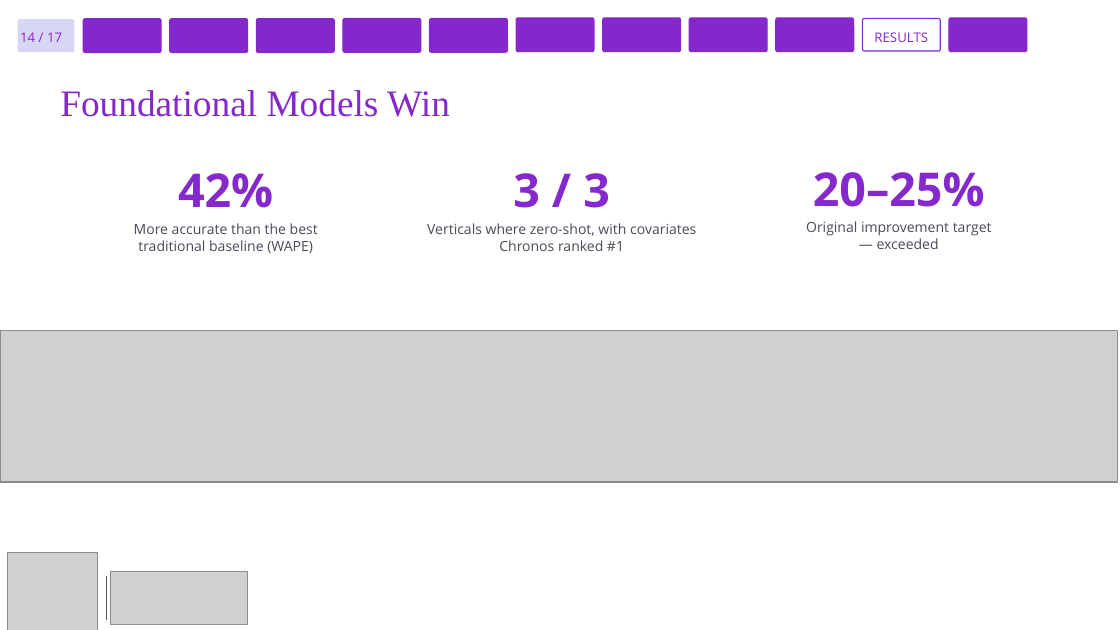
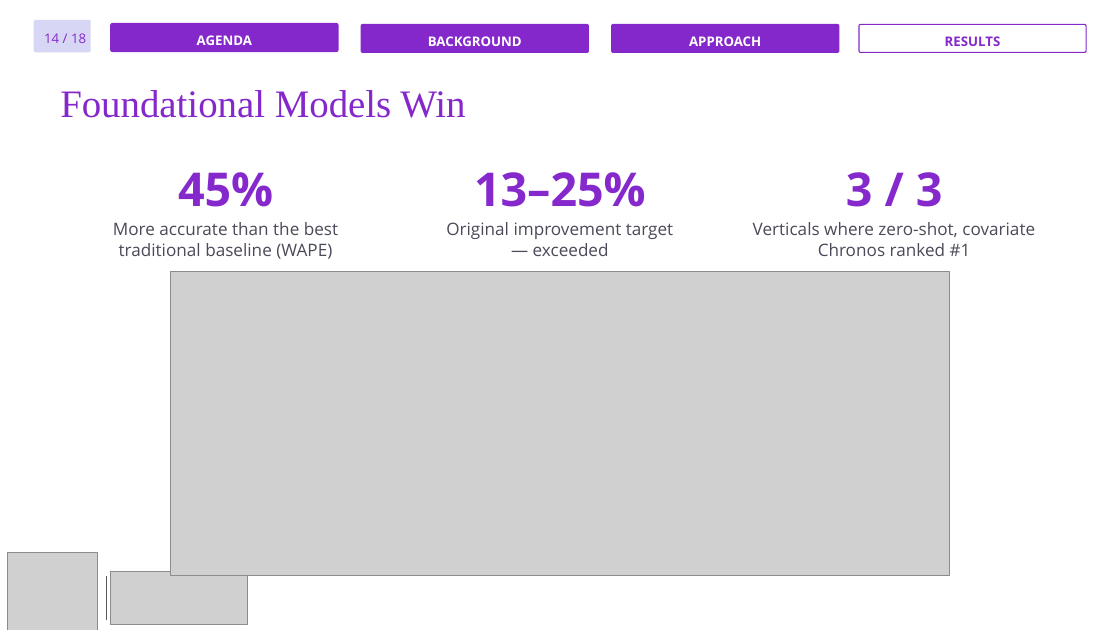
Before and after one commit to hkbuttar/Portfolio, a slide deck: slide 15 of assets/documents/experience/rakuten-capstone/Rakuten-Presentation.pptx. Drawn at 1120x630 pixels with LibreOffice and Linux fonts; fonts in the diff are those of the drawing; grey boxes stand for pictures. Boxes give left, top, right and bottom in pixels: in the first picture for what was removed or moved away, otherwise in the second. Text is boxed around its words. In the diff, an @@ line names an element or a change of style, - is before the commit and + after.

```diff
--- a/assets/documents/experience/rakuten-capstone/Rakuten-Presentation.pptx
+++ b/assets/documents/experience/rakuten-capstone/Rakuten-Presentation.pptx
@@ rounded rectangle: place and size @@
-rounded rectangle at bbox=[18, 19, 75, 52]
+rounded rectangle at bbox=[34, 20, 91, 53]
@@ rounded rectangle removed at bbox=[83, 19, 161, 53] @@
@@ rounded rectangle added at bbox=[111, 24, 338, 52], fill #8528CB, outline #8528CB 0.75 pt, 8.5 pt, text #FFFFFF, bold @@
+AGENDA
@@ rounded rectangle removed at bbox=[170, 19, 249, 53] @@
@@ rounded rectangle removed at bbox=[256, 19, 335, 53] @@
@@ rounded rectangle removed at bbox=[343, 18, 421, 52] @@
@@ rounded rectangle added at bbox=[362, 25, 589, 53], fill #8528CB, outline #8528CB 0.75 pt, 8.5 pt, text #FFFFFF, bold @@
+BACKGROUND
@@ rounded rectangle removed at bbox=[429, 18, 507, 52] @@
@@ rounded rectangle removed at bbox=[516, 18, 595, 52] @@
@@ rounded rectangle removed at bbox=[603, 18, 681, 52] @@
@@ rounded rectangle added at bbox=[612, 25, 839, 53], fill #8528CB, outline #8528CB 0.75 pt, 8.5 pt, text #FFFFFF, bold @@
+APPROACH
@@ rounded rectangle removed at bbox=[689, 18, 767, 52] @@
@@ rounded rectangle removed at bbox=[776, 18, 855, 52] @@
@@ rounded rectangle "RESULTS": place and size @@
-rounded rectangle "RESULTS" at bbox=[862, 18, 941, 50]
+rounded rectangle "RESULTS" at bbox=[859, 25, 1086, 53]
@@ rounded rectangle "RESULTS" at bbox=[859, 25, 1086, 53]: bold on @@
@@ rounded rectangle removed at bbox=[949, 18, 1027, 52] @@
@@ text at bbox=[44, 33, 86, 43]: text changed @@
-14 / 17
+14 / 18
@@ text "Foundational Models Win" at bbox=[60, 90, 465, 118]: size 24 to 25 pt @@
@@ text at bbox=[178, 172, 273, 207]: text changed @@
-42%
+45%
@@ text "13–25%": place and size @@
-text "13–25%" at bbox=[806, 172, 992, 249]
+text "13–25%" at bbox=[446, 172, 673, 256]
@@ text at bbox=[474, 172, 646, 207]: text changed @@
-20–25%
+13–25%
@@ text "3 / 3": place and size @@
-text "3 / 3" at bbox=[427, 173, 696, 251]
+text "3 / 3" at bbox=[753, 172, 1035, 256]
@@ text at bbox=[113, 222, 338, 259]: size 9 to 11 pt @@
@@ text at bbox=[446, 222, 673, 256]: size 9 to 11 pt in "Original improvement target — exceeded" @@
@@ text at bbox=[753, 222, 1035, 256]: text changed; size 9 to 11 pt @@
-Verticals where zero-shot, with covariates
-Chronos ranked #1
+Verticals where zero-shot, covariate
+Chronos ranked #1
@@ picture added at bbox=[171, 271, 950, 576] @@
@@ picture removed at bbox=[0, 330, 1118, 482] @@
```
Also in this commit, not shown: 16 other slides changed, 63 slides added, 11 slides removed, 5 other files.
